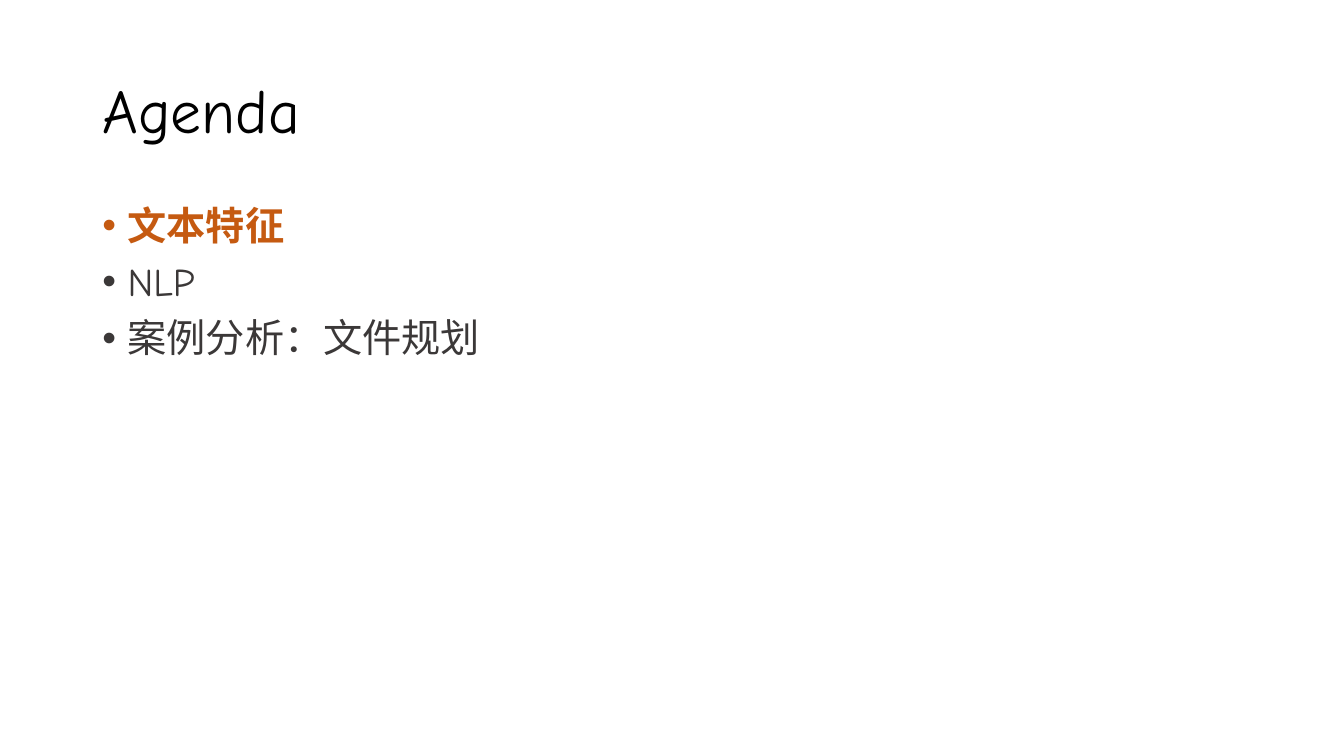
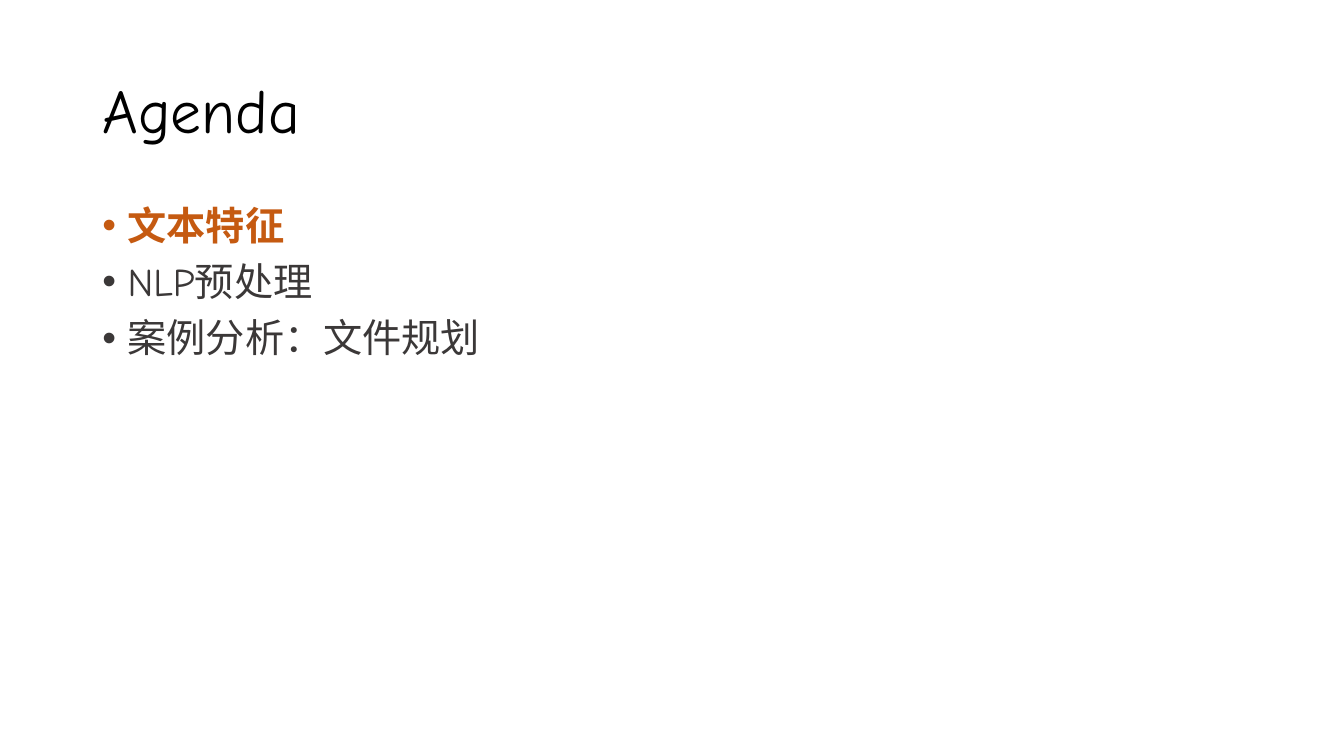
Before and after one commit to silentbalanceyh/cda-exam, a slide deck: slide 2 of ppt/04.二分类-文本输入.pptx. Drawn at 1344x756 pixels with LibreOffice and Linux fonts; fonts in the diff are those of the drawing; background and template pictures are left out. Boxes give left, top, right and bottom in pixels: in the first picture for what was removed or moved away, otherwise in the second. Text is boxed around its words. In the diff, an @@ line names an element or a change of style, - is before the commit and + after.

```diff
--- a/ppt/04.二分类-文本输入.pptx
+++ b/ppt/04.二分类-文本输入.pptx
@@ text at <box>128,263,313,299</box>: text changed @@
-• NLP
+• NLP预处理
```
Also in this commit, not shown: 1 other slide changed, 2 slides added, 1 other file.
